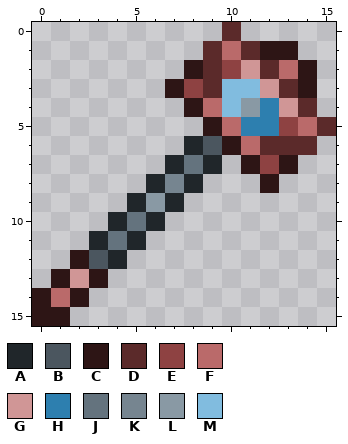
Pixel-art sprite: Items/Tools/DemonicHammer.png. Above: the version before the commit.
The file is 32x32 pixels, drawn in blocks of 2x2; one block is one cell here.
Palette (. is transparent): A #20262a  B #4b565f  C #2d1515  D #5b2a2a  E #8e4242  F #ba6a6a  G #d09696  H #2d7faf  J #64737e  K #768590  L #8999a4  M #81bcdf
Pixels before, first column x 0:
 0 ..........D.....
 1 .........DFDCC..
 2 ........CDEGDFC.
 3 .......CEDMMGDC.
 4 ........CFMLHGD.
 5 .........CFHHEFD
 6 ........ABCFDDD.
 7 .......AJA.CEC..
 8 ......AKA...C...
 9 .....ALA........
10 ....AJA.........
11 ...AJA..........
12 ..CBA...........
13 .CGC............
14 CFC.............
15 CC..............
After:
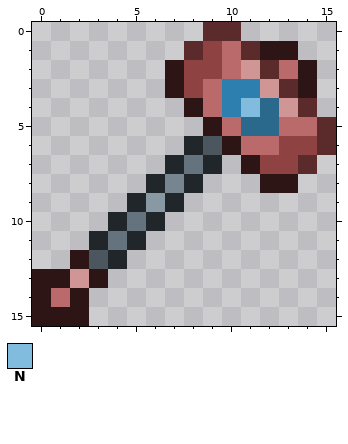
Colours new in this view: N #81bcdf
Message: Added a slightly different sprite for the Demonic Hammer
Difference:
colour H: #2d7faf -> #2a688c
colour M: #81bcdf -> #2d7faf
Changed rows in their new state; - is a pixel that keeps its letter.
first column x 7:
 0 --D------
 1 -DE------
 2 CEEF-----
 3 --F------
 4 ----N----
 5 ------F--
 6 -----FEED
 7 ------ED-
 8 ------C--
first column x 0:
13 C--
15 --C
Changed places in both pictures, as pixel boxes (x1, y1, x2, y2):
changed: (165, 22, 336, 193)
added: (32, 269, 89, 326)
